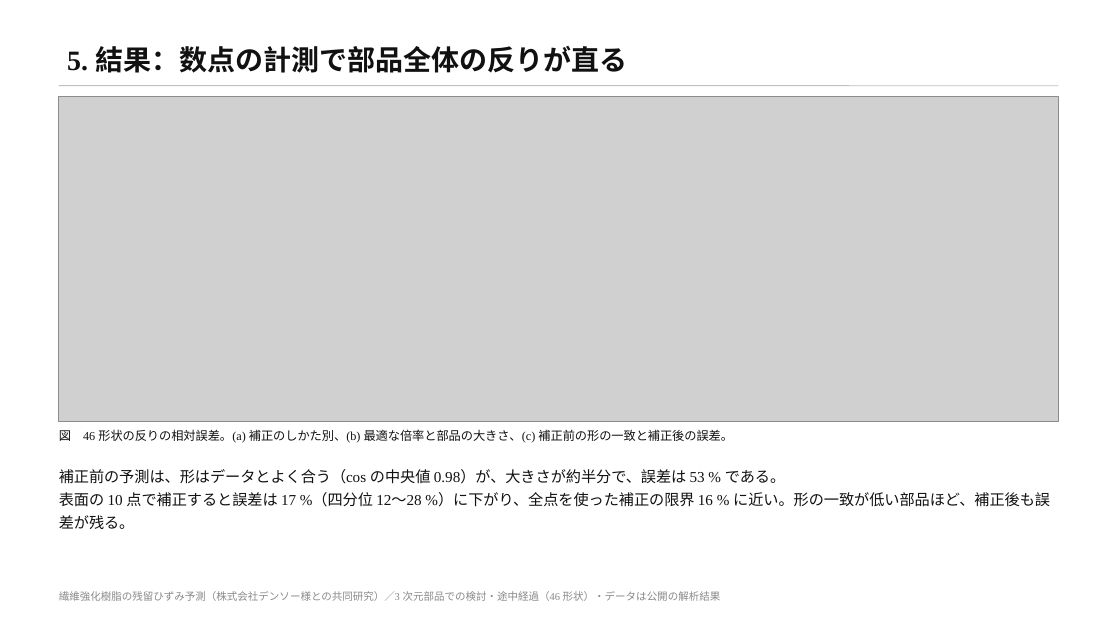
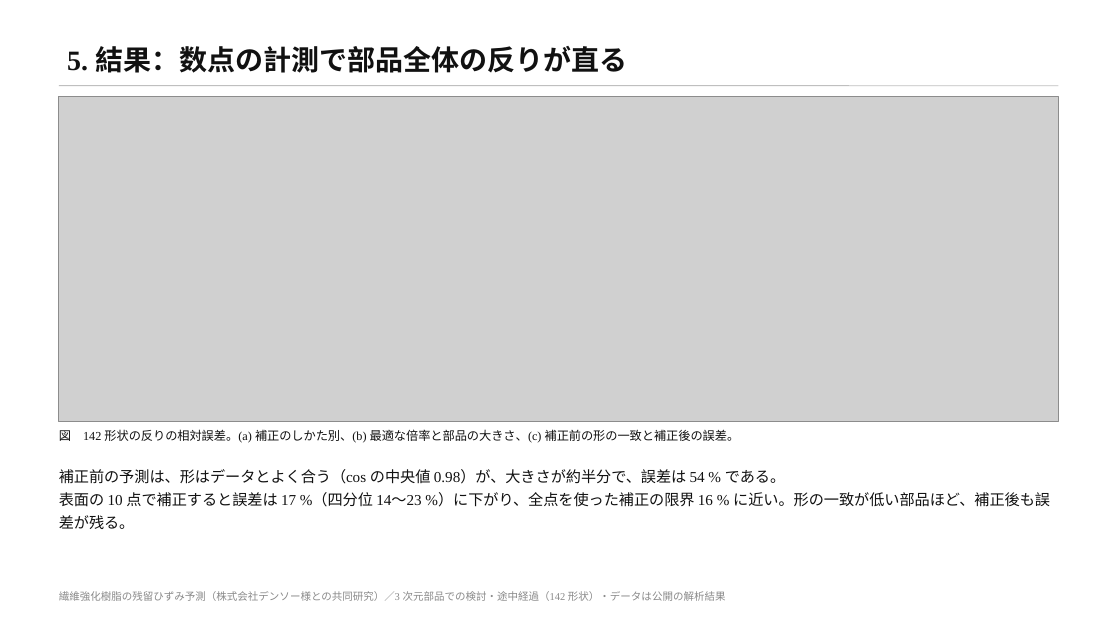
Before and after one commit to keisuke58/wccm2026-cfrp-gnn, a slide deck: slide 6 of slides/denso_rescue3d.pptx. Drawn at 1120x630 pixels with LibreOffice and Linux fonts; fonts in the diff are those of the drawing; grey boxes stand for pictures. Boxes give left, top, right and bottom in pixels: in the first picture for what was removed or moved away, otherwise in the second. Text is boxed around its words. In the diff, an @@ line names an element or a change of style, - is before the commit and + after.

```diff
--- a/slides/denso_rescue3d.pptx
+++ b/slides/denso_rescue3d.pptx
@@ text at <box>59,429,740,443</box>: text changed @@
-図 46 形状の反りの相対誤差。(a) 補正のしかた別、(b) 最適な倍率と部品の大きさ、(c) 補正前の形の一致と補正後の誤差。
+図 142 形状の反りの相対誤差。(a) 補正のしかた別、(b) 最適な倍率と部品の大きさ、(c) 補正前の形の一致と補正後の誤差。
@@ text at <box>59,469,1050,529</box>: text changed @@
-補正前の予測は、形はデータとよく合う（cos の中央値 0.98）が、大きさが約半分で、誤差は 53 % である。
-表面の 10 点で補正すると誤差は 17 %（四分位 12〜28 %）に下がり、全点を使った補正の限界 16 % に近い。形の一致が低い部品ほど、補正後も誤差が残る。
+補正前の予測は、形はデータとよく合う（cos の中央値 0.98）が、大きさが約半分で、誤差は 54 % である。
+表面の 10 点で補正すると誤差は 17 %（四分位 14〜23 %）に下がり、全点を使った補正の限界 16 % に近い。形の一致が低い部品ほど、補正後も誤差が残る。
@@ text at <box>59,591,726,601</box>: text changed @@
-繊維強化樹脂の残留ひずみ予測（株式会社デンソー様との共同研究）／3 次元部品での検討・途中経過（46 形状）・データは公開の解析結果
+繊維強化樹脂の残留ひずみ予測（株式会社デンソー様との共同研究）／3 次元部品での検討・途中経過（142 形状）・データは公開の解析結果
```
Also in this commit, not shown: 9 other slides changed, 12 other files.
